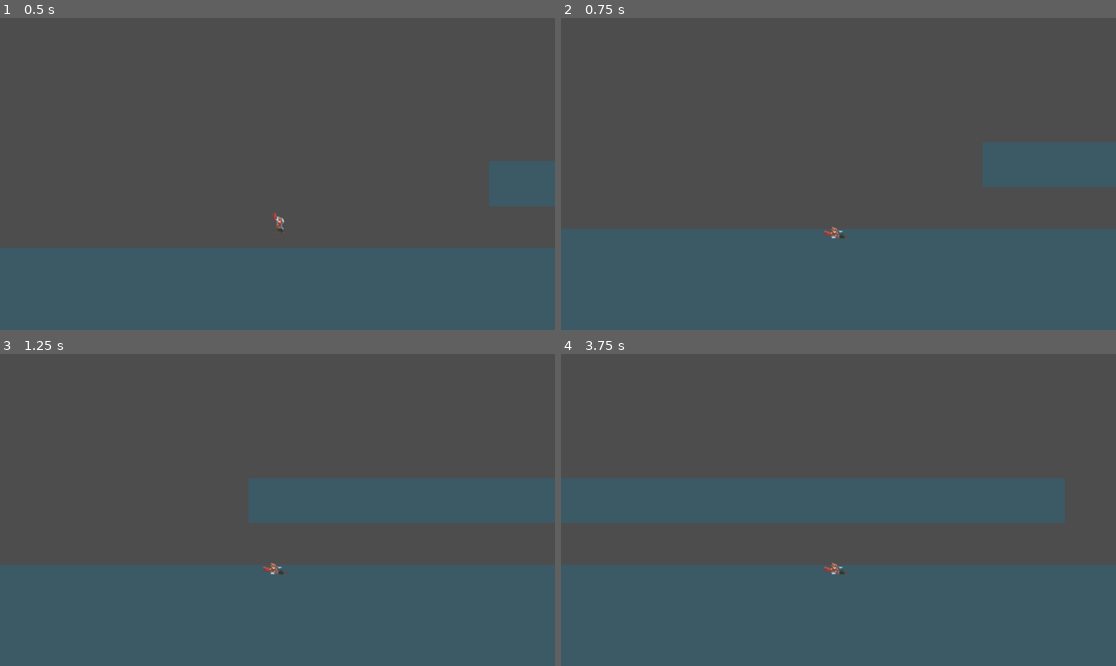
Above: before the commit, frames 1-4 (two rows, left to right).
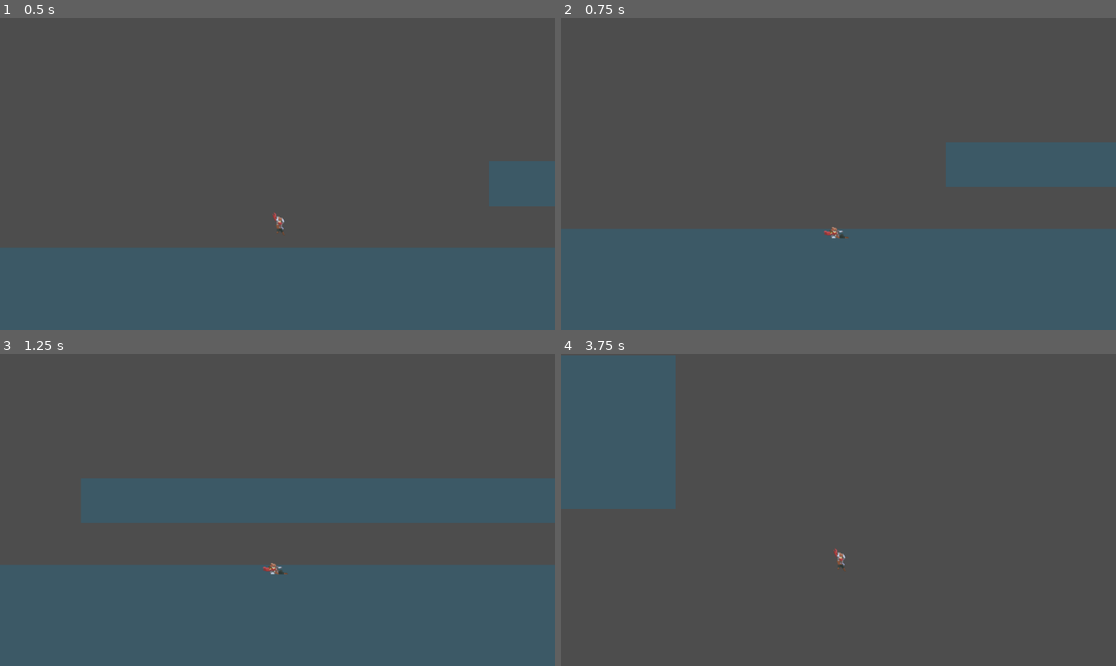
Above: after the commit, the same moments.

Repository: Wanii1/Maquina-de-Estados-Com-Movimentacao-Basica
Game: Godot game, scene res://teste.tscn
Same seed, same stepped clock (60 frames per second), same inputs: the game is played once before the commit and once after it.
Inputs:
- Up to frame 1 (0.5 s): no input
- Up to frame 2 (0.75 s): hold D (Direita) from 0.53 s (still down); tap S (Deslize) at 0.6 s
- Up to frame 3 (1.25 s): keep holding D (Direita); tap Space (Pulo) at 0.77 s
- Up to frame 4 (3.75 s): tap S (Deslize) every 0.75 s from 1.35 to 3.6 s; tap Space (Pulo) at 1.52, 3.02 s; release D (Direita) at 2.03 s; hold A (Esquerda) 2.03-2.78 s; hold D (Direita) from 2.78 s (still down)

Frame 1 is identical in both runs. In frame 2, 0.9% of the frame differs, in the area x 69-76%, y 39-55%; in frame 3, 4.3%; in frame 4, 51%, in the area x 0-100%, y 0-100%.

Commit message:
Melhorei

Diff:
--- a/maquina_de_estados.tscn
+++ b/maquina_de_estados.tscn
@@ -1,36 +1,11 @@
-[gd_scene load_steps=7 format=3 uid="uid://5jjimb1dl420"]
+[gd_scene load_steps=2 format=3 uid="uid://5jjimb1dl420"]
 
 [ext_resource type="Script" path="res://scripts/maquina_de_estados.gd" id="1_fuonb"]
-[ext_resource type="Script" path="res://scripts/estado_idle.gd" id="2_ofe6f"]
-[ext_resource type="Script" path="res://scripts/estado_andando.gd" id="3_7q5l7"]
-[ext_resource type="Script" path="res://scripts/estado_pulando.gd" id="4_7s4wk"]
-[ext_resource type="Script" path="res://scripts/estado_caindo.gd" id="5_4x8ep"]
-[ext_resource type="Script" path="res://scripts/estado_deslizando.gd" id="6_r2eck"]
 
 [node name="MaquinaDeEstados" type="Node" node_paths=PackedStringArray("Idle", "Andando", "Pulando", "Caindo", "Deslizando")]
 script = ExtResource("1_fuonb")
-Idle = NodePath("Idle")
-Andando = NodePath("Andando")
-Pulando = NodePath("Pulando")
-Caindo = NodePath("Caindo")
-Deslizando = NodePath("Deslizando")
-
-[node name="Idle" type="Node" parent="." node_paths=PackedStringArray("maquina")]
-script = ExtResource("2_ofe6f")
-maquina = NodePath("..")
-
-[node name="Andando" type="Node" parent="." node_paths=PackedStringArray("maquina")]
-script = ExtResource("3_7q5l7")
-maquina = NodePath("..")
-
-[node name="Pulando" type="Node" parent="." node_paths=PackedStringArray("maquina")]
-script = ExtResource("4_7s4wk")
-maquina = NodePath("..")
-
-[node name="Caindo" type="Node" parent="." node_paths=PackedStringArray("maquina")]
-script = ExtResource("5_4x8ep")
-maquina = NodePath("..")
-
-[node name="Deslizando" type="Node" parent="." node_paths=PackedStringArray("maquina")]
-script = ExtResource("6_r2eck")
-maquina = NodePath("..")
+Idle = NodePath("")
+Andando = NodePath("")
+Pulando = NodePath("")
+Caindo = NodePath("")
+Deslizando = NodePath("")
--- a/player.tscn
+++ b/player.tscn
@@ -1,7 +1,12 @@
-[gd_scene load_steps=12 format=3 uid="uid://c1w3bw5nmir2k"]
+[gd_scene load_steps=17 format=3 uid="uid://c1w3bw5nmir2k"]
 
 [ext_resource type="Texture2D" uid="uid://fyj38p2u3bfr" path="res://adventurer-1.3-Sheet.png" id="1_e86av"]
 [ext_resource type="PackedScene" uid="uid://5jjimb1dl420" path="res://maquina_de_estados.tscn" id="2_1odi4"]
+[ext_resource type="Script" path="res://scripts/estado_idle.gd" id="3_f6nmc"]
+[ext_resource type="Script" path="res://scripts/estado_andando.gd" id="4_mfrjv"]
+[ext_resource type="Script" path="res://scripts/estado_pulando.gd" id="5_1olu6"]
+[ext_resource type="Script" path="res://scripts/estado_caindo.gd" id="6_n63ki"]
+[ext_resource type="Script" path="res://scripts/estado_deslizando.gd" id="7_86y7d"]
 
 [sub_resource type="Animation" id="Animation_ug7ja"]
 resource_name = "Andando"
@@ -150,29 +155,39 @@
 position = Vector2(0, 6)
 shape = SubResource("CapsuleShape2D_mx4hk")
 
-[node name="MaquinaDeEstados" parent="." instance=ExtResource("2_1odi4")]
-
-[node name="Idle" parent="MaquinaDeEstados" index="0" node_paths=PackedStringArray("ator", "toca_animação", "sprite")]
-ator = NodePath("../..")
-"toca_animação" = NodePath("../../AnimationPlayer")
-sprite = NodePath("../../Sprite2D")
-
-[node name="Andando" parent="MaquinaDeEstados" index="1" node_paths=PackedStringArray("ator", "toca_animação", "sprite")]
-ator = NodePath("../..")
-"toca_animação" = NodePath("../../AnimationPlayer")
-sprite = NodePath("../../Sprite2D")
-
-[node name="Pulando" parent="MaquinaDeEstados" index="2" node_paths=PackedStringArray("ator", "toca_animação", "sprite")]
-ator = NodePath("../..")
-"toca_animação" = NodePath("../../AnimationPlayer")
-sprite = NodePath("../../Sprite2D")
-
-[node name="Caindo" parent="MaquinaDeEstados" index="3" node_paths=PackedStringArray("ator", "toca_animação", "sprite")]
-ator = NodePath("../..")
-"toca_animação" = NodePath("../../AnimationPlayer")
-sprite = NodePath("../../Sprite2D")
-
-[node name="Deslizando" parent="MaquinaDeEstados" index="4" node_paths=PackedStringArray("ator", "toca_animação", "sprite")]
+[node name="MaquinaDeEstados" parent="." node_paths=PackedStringArray("Idle", "Andando", "Pulando", "Caindo", "Deslizando") instance=ExtResource("2_1odi4")]
+Idle = NodePath("Idle")
+Andando = NodePath("Andando")
+Pulando = NodePath("Pulando")
+Caindo = NodePath("Caindo")
+Deslizando = NodePath("Deslizando")
+
+[node name="Idle" type="Node" parent="MaquinaDeEstados" node_paths=PackedStringArray("ator", "toca_animação", "sprite")]
+script = ExtResource("3_f6nmc")
+ator = NodePath("../..")
+"toca_animação" = NodePath("../../AnimationPlayer")
+sprite = NodePath("../../Sprite2D")
+
+[node name="Andando" type="Node" parent="MaquinaDeEstados" node_paths=PackedStringArray("ator", "toca_animação", "sprite")]
+script = ExtResource("4_mfrjv")
+ator = NodePath("../..")
+"toca_animação" = NodePath("../../AnimationPlayer")
+sprite = NodePath("../../Sprite2D")
+
+[node name="Pulando" type="Node" parent="MaquinaDeEstados" node_paths=PackedStringArray("ator", "toca_animação", "sprite")]
+script = ExtResource("5_1olu6")
+ator = NodePath("../..")
+"toca_animação" = NodePath("../../AnimationPlayer")
+sprite = NodePath("../../Sprite2D")
+
+[node name="Caindo" type="Node" parent="MaquinaDeEstados" node_paths=PackedStringArray("ator", "toca_animação", "sprite")]
+script = ExtResource("6_n63ki")
+ator = NodePath("../..")
+"toca_animação" = NodePath("../../AnimationPlayer")
+sprite = NodePath("../../Sprite2D")
+
+[node name="Deslizando" type="Node" parent="MaquinaDeEstados" node_paths=PackedStringArray("ator", "toca_animação", "sprite")]
+script = ExtResource("7_86y7d")
 ator = NodePath("../..")
 "toca_animação" = NodePath("../../AnimationPlayer")
 sprite = NodePath("../../Sprite2D")
--- a/scripts/estado.gd
+++ b/scripts/estado.gd
@@ -2,9 +2,9 @@
 extends Node
 
 @export var ator: CharacterBody2D
-@export var maquina: Maquina
 @export var toca_animação: AnimationPlayer
 @export var sprite: Sprite2D
+@onready var maquina : Maquina = get_parent()
 
 var input_direcional_x
 var input_direcional_y
--- a/scripts/estado_andando.gd
+++ b/scripts/estado_andando.gd
@@ -13,15 +13,27 @@
 	else:
 		sprite.flip_h = false
 
-	if !ator.is_on_floor():
-		maquina.trocar_de_estado(maquina.Caindo)
-	if input_direcional_y:
-		if input_direcional_y < 0:
-			maquina.trocar_de_estado(maquina.Deslizando)
-		else:
-			maquina.trocar_de_estado(maquina.Pulando)
 	if input_direcional_x:
 		ator.velocity.x = velocidade * input_direcional_x
 	else:
-		maquina.trocar_de_estado(maquina.Idle)
+		ao_parar()
+	ao_cair()
+	ao_deslizar()
+	ao_pular()
+
 	ator.move_and_slide()
+
+func ao_cair():
+	if !ator.is_on_floor():
+		maquina.trocar_por_nome("Caindo")
+
+func ao_deslizar():
+	if input_direcional_y < 0:
+		maquina.trocar_por_nome("Deslizando")
+
+func ao_pular():
+	if input_direcional_y > 0:
+		maquina.trocar_por_nome("Pulando")
+
+func ao_parar():
+	maquina.trocar_por_nome("Idle")
--- a/scripts/estado_caindo.gd
+++ b/scripts/estado_caindo.gd
@@ -13,10 +13,21 @@
 		ator.velocity.y -= gravidade
 		if input_direcional_x:
 			ator.velocity.x = velocidado_no_ar * input_direcional_x
-	elif ator.is_on_floor() and input_direcional_x:
-		maquina.trocar_de_estado(maquina.Andando)
-	elif ator.is_on_floor() and input_direcional_y < 0:
-		maquina.trocar_de_estado(maquina.Deslizando)
-	else:
-		maquina.trocar_de_estado(maquina.Idle)
+
+	ao_andar()
+	ao_deslizar()
+	ao_parar()
+
 	ator.move_and_slide()
+
+func ao_andar():
+	if ator.is_on_floor() and input_direcional_x:
+		maquina.trocar_por_nome("Andando")
+
+func ao_deslizar():
+	if ator.is_on_floor() and input_direcional_y < 0:
+		maquina.trocar_por_nome("Deslizando")
+
+func ao_parar():
+	if ator.velocity == Vector2.ZERO:
+		maquina.trocar_por_nome("Idle")
--- a/scripts/estado_deslizando.gd
+++ b/scripts/estado_deslizando.gd
@@ -12,15 +12,13 @@
 	input_movimentacional()
 
 	if !ator.is_on_floor():
-		maquina.trocar_de_estado(maquina.Caindo)
-
-
+		maquina.trocar_por_nome("Caindo")
 
 	if ator.velocity.x > 350 or ator.velocity.x < -350:
 		if ator.velocity.x < 0 and ator.velocity.x != -350:
-			ator.velocity.x = move_toward(ator.velocity.x, -350, 01.5)
+			ator.velocity.x = move_toward(ator.velocity.x, -350, 02.5)
 		if ator.velocity.x > 0 and ator.velocity.x != 350:
-			ator.velocity.x = move_toward(ator.velocity.x, 350, 01.5)
+			ator.velocity.x = move_toward(ator.velocity.x, 350, 02.5)
 
 	if ator.velocity.x <= 350 and ator.velocity.x >= -350:
 		ator.velocity.x = move_toward(ator.velocity.x, 0, 05.0)
@@ -29,12 +27,12 @@
 			toca_animação.play("Levantando")
 
 		if ator.velocity.x == 0:
-			maquina.trocar_de_estado(maquina.Idle)
+			maquina.trocar_por_nome("Idle")
 
 		if input_direcional_y > 0:
-			maquina.trocar_de_estado(maquina.Pulando)
+			maquina.trocar_por_nome("Pulando")
 
 		if input_direcional_x:
-			maquina.trocar_de_estado(maquina.Andando)
+			maquina.trocar_por_nome("Andando")
 
 	ator.move_and_slide()
--- a/scripts/estado_idle.gd
+++ b/scripts/estado_idle.gd
@@ -8,14 +8,22 @@
 func update(delta):
 	input_movimentacional()
 	ator.velocity.x = move_toward(ator.velocity.x, 0, 9.0)
+
+	ao_cair()
+	ao_andar()
+	ao_pular()
+
+	ator.move_and_slide()
+
+func ao_cair():
 	if !ator.is_on_floor():
-		maquina.trocar_de_estado(maquina.Caindo)
+		maquina.trocar_por_nome("Caindo")
+
+func ao_andar():
 	if input_direcional_x:
-		ao_andar()
+		maquina.trocar_por_nome("Andando")
+
+func ao_pular():
 	if input_direcional_y:
 		if input_direcional_y > 0:
-			maquina.trocar_de_estado(maquina.Pulando)
-	ator.move_and_slide()
-
-func ao_andar():
-	maquina.trocar_de_estado(maquina.Andando)
+			maquina.trocar_por_nome("Pulando")
--- a/scripts/estado_pulando.gd
+++ b/scripts/estado_pulando.gd
@@ -9,8 +9,16 @@
 func update(delta):
 	input_movimentacional()
 	ator.velocity.y = forca_de_pulo
+
+	ao_cair()
+	ao_andar()
+
+	ator.move_and_slide()
+
+func ao_cair():
 	if !ator.is_on_floor():
-		maquina.trocar_de_estado(maquina.Caindo)
-	elif ator.is_on_floor() and input_direcional_x:
-		maquina.trocar_de_estado(maquina.Andando)
-	ator.move_and_slide()
+		maquina.trocar_por_nome("Caindo")
+
+func ao_andar():
+	if ator.is_on_floor() and input_direcional_x:
+		maquina.trocar_por_nome("Andando")
--- a/scripts/maquina_de_estados.gd
+++ b/scripts/maquina_de_estados.gd
@@ -10,11 +10,14 @@
 
 
 func _ready() -> void:
-	_estado_atual = Idle
+	_estado_atual = get_child(0) as Estado if get_child_count() > 0 else null
 
 func _physics_process(delta: float) -> void:
 	_estado_atual.update(delta)
 
+func trocar_por_nome(nome: String):
+	trocar_de_estado(get_node_or_null(nome) as Estado)
+
 func trocar_de_estado(estado: Estado):
 	_estado_atual = estado
 	estado.ao_entrar()
Not shown, changed: .gitattributes
Not shown, changed: .gitignore
